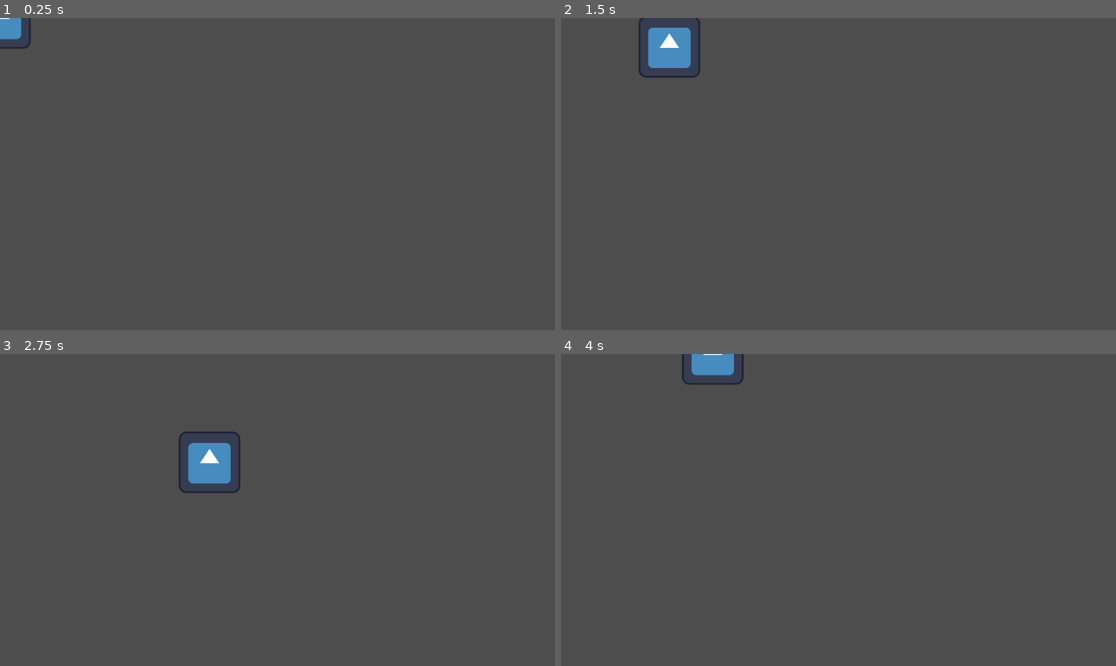
Above: before the commit, frames 1-4 (two rows, left to right).
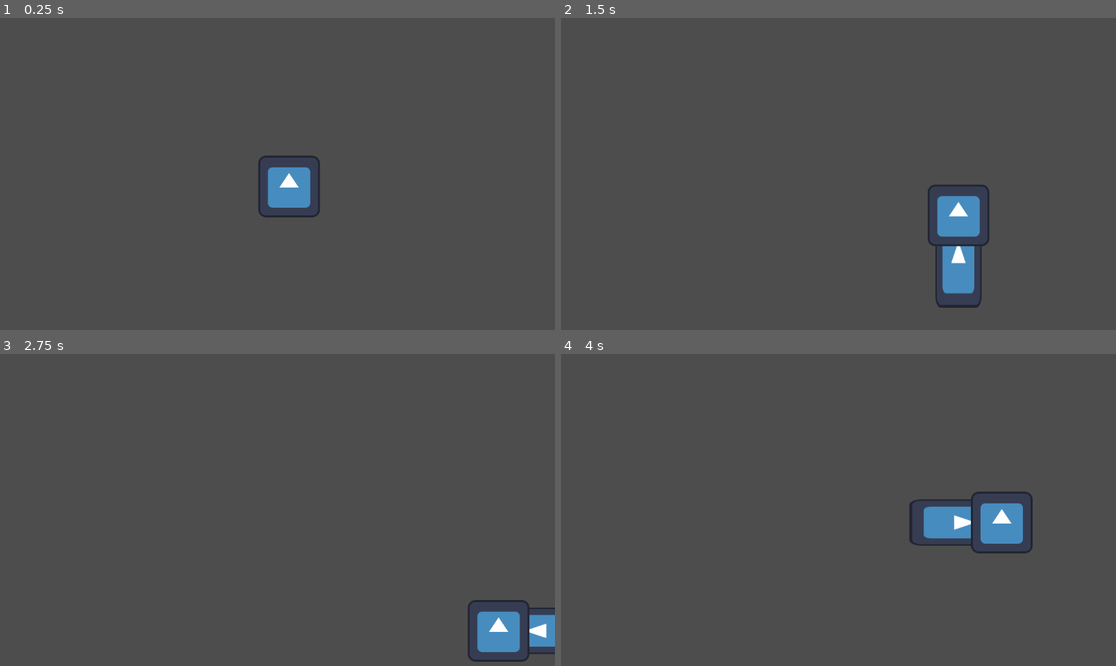
Above: after the commit, the same moments.

Repository: webermael/Informatikprojekt
Game: Godot game, scene res://game.tscn
Two runs of this game, one before a commit and one after it. Both use one fixed random seed, a clock stepped at 60 frames per second and the inputs below. Before the commit the project starts from res://label.tscn. The engine's default icon, where the game draws it, is replaced by a stand-in: a white triangle on a blue panel in a dark square.
Inputs:
- Up to frame 1 (0.25 s): no input
- Up to frame 2 (1.5 s): tap Enter at 0.5 s; hold Right (ui_right) 0.53-1.28 s; hold Space (ui_attack, bound only after the commit) 0.53-1.28 s; hold Down (ui_down) from 1.28 s (still down); tap Space (ui_attack, bound only after the commit) at 1.35 s
- Up to frame 3 (2.75 s): release Down (ui_down) at 2.03 s; hold Right (ui_right) from 2.03 s (still down); hold Space (ui_attack, bound only after the commit) from 2.03 s (still down)
- Up to frame 4 (4 s): release Right (ui_right) at 2.78 s; release Space (ui_attack, bound only after the commit) at 2.78 s; hold Up (ui_up) 2.78-3.53 s; tap Space (ui_attack, bound only after the commit) at 2.85 s; hold Left (ui_left) from 3.53 s (still down); hold Space (ui_attack, bound only after the commit) from 3.53 s (still down)

The runs differ from the first frame. In frame 1, 1.6% of the frame differs, in the area x 0-58%, y 0-64%; in frame 2, 3.5%, in the area x 14-78%, y 0-93%; in frame 3, 3.1%; in frame 4, 3.0%.

Commit message:
Started over

Diff:
--- a/Player.gd
+++ b/Player.gd
@@ -1,11 +1,19 @@
 extends CharacterBody2D
-
 
 const SPEED = 300.0
 
 func get_input():
 	var input_direction = Input.get_vector("ui_left", "ui_right", "ui_up", "ui_down")
 	velocity = input_direction * SPEED
+	if input_direction.length() != 0:
+		var Last_Movement = input_direction
+		$Stab.rotation = Last_Movement.angle() - PI / 2
+	if Input.is_action_pressed("ui_attack"):
+		$Stab.visible = true
+		$StabDuration.start()
+
+func _on_stab_duration_timeout():
+	$Stab.visible = false
 
 func _physics_process(delta):
 	get_input()
--- /dev/null
+++ b/Stab.gd
@@ -0,0 +1 @@
+extends Area2D
--- /dev/null
+++ b/Stab.tscn
@@ -0,0 +1,19 @@
+[gd_scene load_steps=4 format=3 uid="uid://bfhg3wvtl1jcy"]
+
+[ext_resource type="Texture2D" uid="uid://b6djpocinrc2f" path="res://icon.svg" id="1_muppg"]
+[ext_resource type="Script" path="res://Stab.gd" id="1_ngi1q"]
+
+[sub_resource type="RectangleShape2D" id="RectangleShape2D_4eq15"]
+size = Vector2(96, 191)
+
+[node name="Stab" type="Area2D"]
+script = ExtResource("1_ngi1q")
+
+[node name="StabCollision" type="CollisionShape2D" parent="."]
+position = Vector2(0, 95.5)
+shape = SubResource("RectangleShape2D_4eq15")
+
+[node name="StabSprite" type="Sprite2D" parent="."]
+position = Vector2(0, 96)
+scale = Vector2(0.75, 1.5)
+texture = ExtResource("1_muppg")
--- /dev/null
+++ b/game.tscn
@@ -0,0 +1,8 @@
+[gd_scene load_steps=2 format=3 uid="uid://filrvjjqg6ij"]
+
+[ext_resource type="PackedScene" uid="uid://yja5fgu07w0" path="res://player.tscn" id="1_t5ae7"]
+
+[node name="Game" type="Node2D"]
+
+[node name="Player" parent="." instance=ExtResource("1_t5ae7")]
+position = Vector2(600, 350)
--- a/label.tscn
+++ /dev/null
@@ -1,23 +0,0 @@
-[gd_scene load_steps=4 format=3 uid="uid://filrvjjqg6ij"]
-
-[ext_resource type="Script" path="res://Player.gd" id="1_xuha8"]
-[ext_resource type="Texture2D" uid="uid://b6djpocinrc2f" path="res://icon.svg" id="2_j3hw7"]
-
-[sub_resource type="SpriteFrames" id="SpriteFrames_krewp"]
-animations = [{
-"frames": [{
-"duration": 1.0,
-"texture": ExtResource("2_j3hw7")
-}],
-"loop": true,
-"name": &"default",
-"speed": 5.0
-}]
-
-[node name="Game" type="Node2D"]
-
-[node name="Player" type="CharacterBody2D" parent="."]
-script = ExtResource("1_xuha8")
-
-[node name="AnimatedSprite2D" type="AnimatedSprite2D" parent="Player"]
-sprite_frames = SubResource("SpriteFrames_krewp")
--- /dev/null
+++ b/player.tscn
@@ -0,0 +1,27 @@
+[gd_scene load_steps=5 format=3 uid="uid://yja5fgu07w0"]
+
+[ext_resource type="Script" path="res://Player.gd" id="1_kl8id"]
+[ext_resource type="Texture2D" uid="uid://b6djpocinrc2f" path="res://icon.svg" id="2_205pd"]
+[ext_resource type="PackedScene" uid="uid://bfhg3wvtl1jcy" path="res://Stab.tscn" id="3_2rbtj"]
+
+[sub_resource type="CircleShape2D" id="CircleShape2D_wgqdj"]
+radius = 63.0714
+
+[node name="Player" type="CharacterBody2D"]
+script = ExtResource("1_kl8id")
+
+[node name="StabDuration" type="Timer" parent="."]
+wait_time = 0.1
+
+[node name="StabCooldown" type="Timer" parent="."]
+
+[node name="Stab" parent="." instance=ExtResource("3_2rbtj")]
+visible = false
+
+[node name="CollisionShape2D" type="CollisionShape2D" parent="."]
+shape = SubResource("CircleShape2D_wgqdj")
+
+[node name="PlayerSprite2" type="Sprite2D" parent="."]
+texture = ExtResource("2_205pd")
+
+[connection signal="timeout" from="StabDuration" to="." method="_on_stab_duration_timeout"]
--- a/project.godot
+++ b/project.godot
@@ -11,6 +11,14 @@
 [application]
 
 config/name="Informatikprojekt"
-run/main_scene="res://label.tscn"
+run/main_scene="res://game.tscn"
 config/features=PackedStringArray("4.2", "Forward Plus")
 config/icon="res://icon.svg"
+
+[input]
+
+ui_attack={
+"deadzone": 0.5,
+"events": [Object(InputEventKey,"resource_local_to_scene":false,"resource_name":"","device":-1,"window_id":0,"alt_pressed":false,"shift_pressed":false,"ctrl_pressed":false,"meta_pressed":false,"pressed":false,"keycode":0,"physical_keycode":32,"key_label":0,"unicode":32,"echo":false,"script":null)
+]
+}
